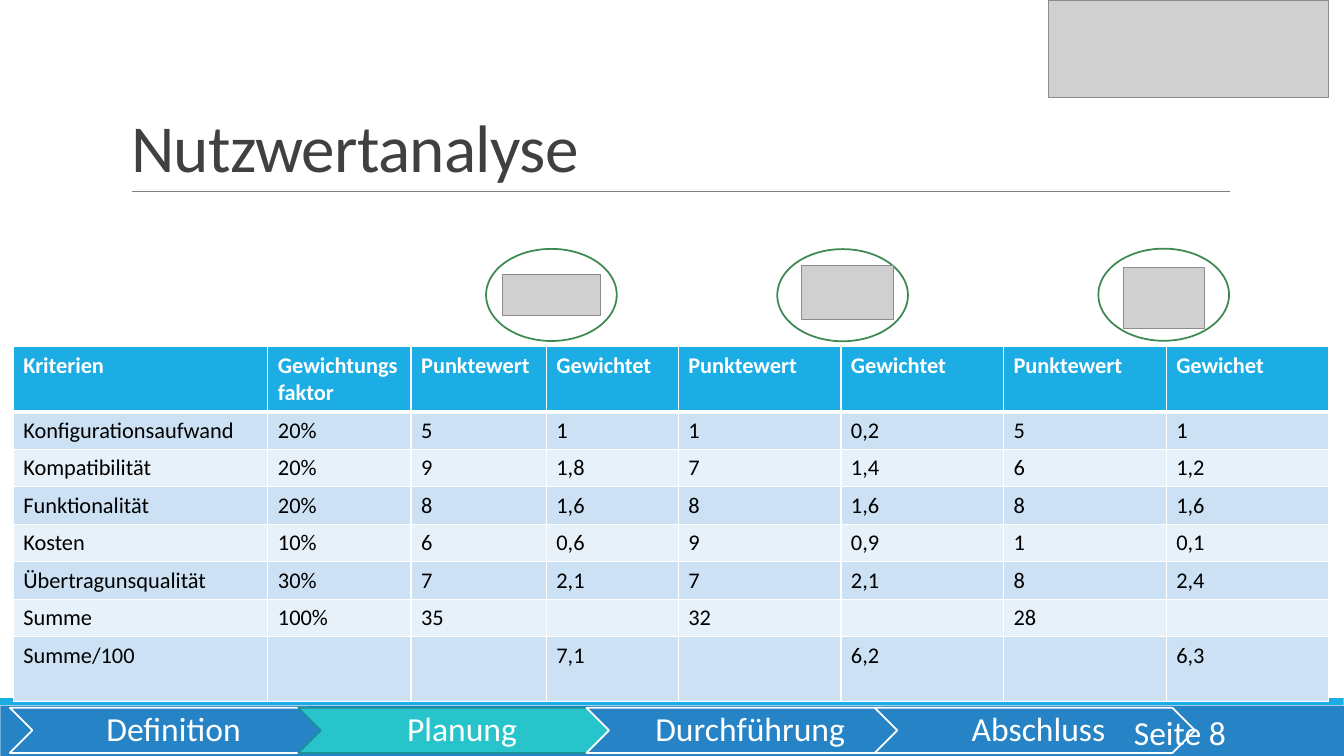
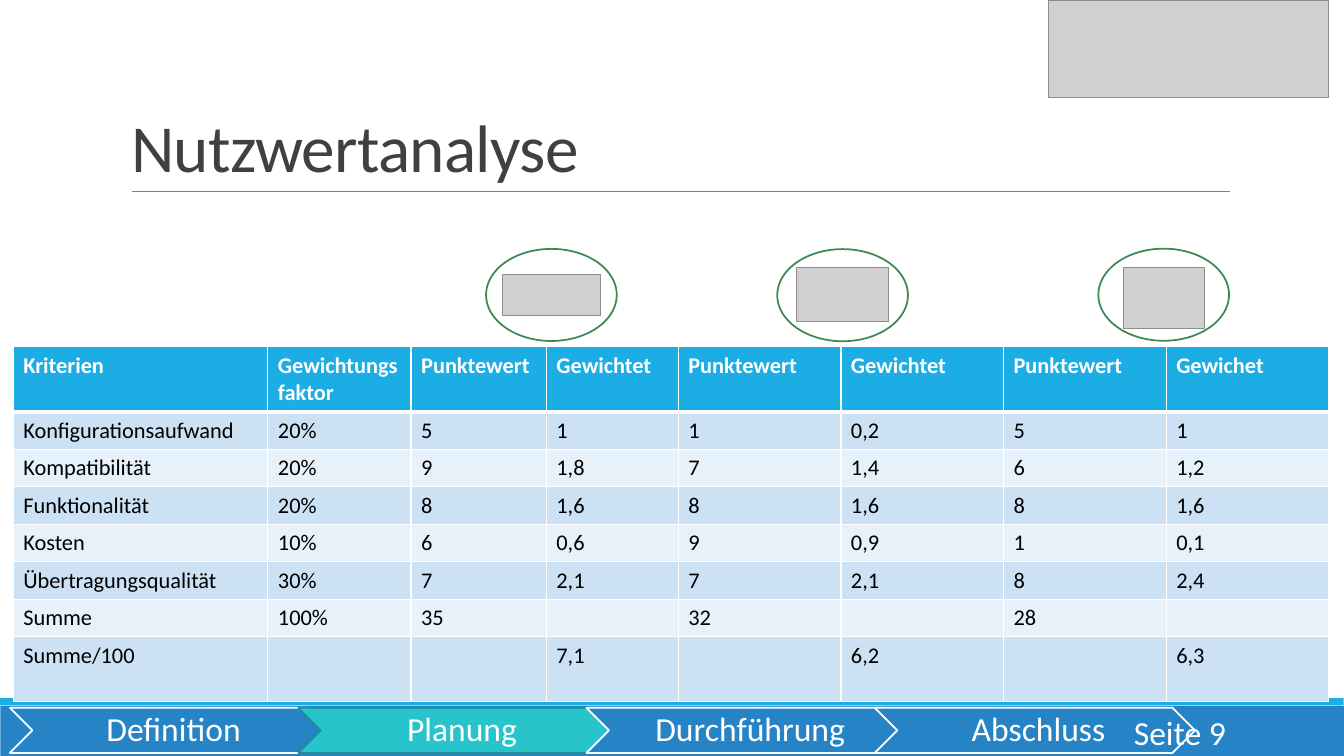
Before and after one commit to OberstufenprojektVOIP/OSP_VOIP, a slide deck: slide 9 of Pr-sentation/Präsentation VoIP_Alica.pptx (slide 8 before the commit). Drawn at 1344x756 pixels with LibreOffice and Linux fonts; fonts in the diff are those of the drawing; grey boxes stand for pictures. Boxes give left, top, right and bottom in pixels: in the first picture for what was removed or moved away, otherwise in the second. Text is boxed around its words. In the diff, an @@ line names an element or a change of style, - is before the commit and + after.

```diff
--- a/Pr-sentation/Präsentation VoIP_Alica.pptx
+++ b/Pr-sentation/Präsentation VoIP_Alica.pptx
@@ picture: place and size @@
-picture at (803,266,894,321)
+picture at (797,268,888,323)
@@ table at (13,347,1328,697) @@
-row 6, column 1: Übertragunsqualität
+row 6, column 1: Übertragungsqualität
@@ page number at (1134,718,1226,754): text changed @@
-Seite 8
+Seite 9
```
Also in this commit, not shown: 5 other slides changed, 2 slides added, 1 slide removed.
